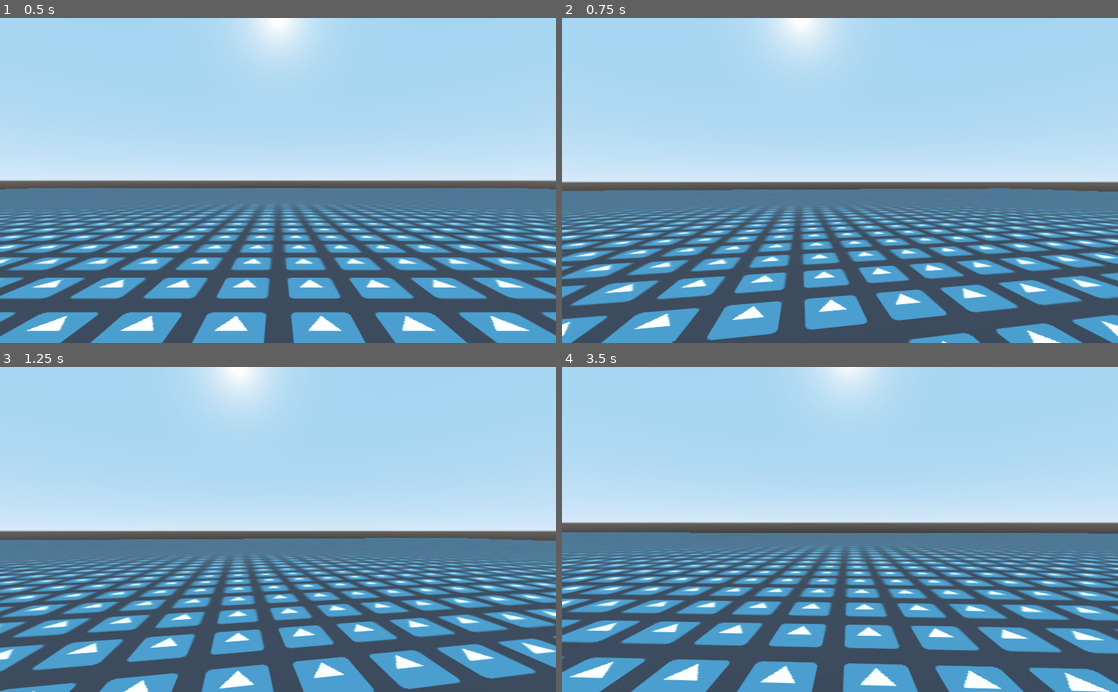
Above: before the commit, frames 1-4 (two rows, left to right).
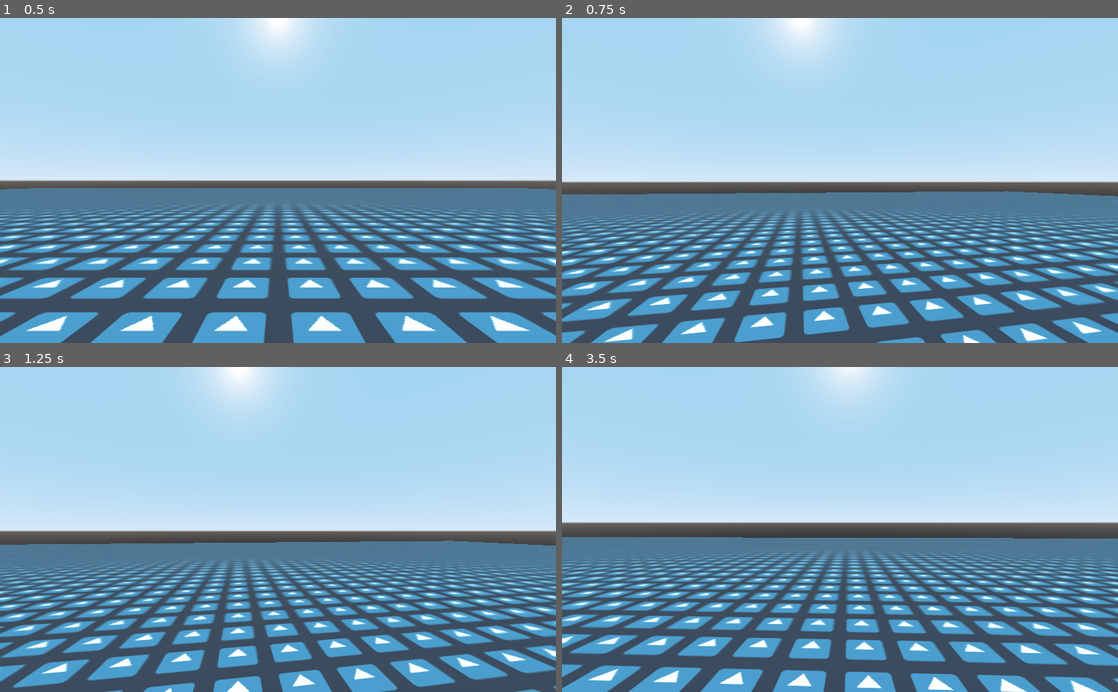
Above: after the commit, the same moments.

Repository: mikatomik/godot_wildjam_49
Game: Godot game, scene res://maps/dev_area/dev_plane.tscn
The game is run twice, just before and just after one commit, with the same random seed, the same clock (stepped at 60 frames per second) and the same inputs. The project has no main scene, so this scene is started directly. The engine's default icon, where the game draws it, is replaced by a stand-in: a white triangle on a blue panel in a dark square.
Inputs (mouse positions are in pixels of both pictures, inside the frame that each line leads up to):
- Up to frame 1 (0.5 s): no input
- Up to frame 2 (0.75 s): tap Enter at 0.5 s; move the mouse to (867, 180) at 0.52 s; hold W (forward) from 0.53 s (still down); tap Space (jump) at 0.6 s
- Up to frame 3 (1.25 s): keep holding W (forward); tap Space (jump) at 0.77, 1.07 s
- Up to frame 4 (3.5 s): keep holding W (forward); move the mouse to (812, 529) at 1.27 s; tap Space (jump) at 1.35, 1.52, 1.82, 2.1, 2.85, 3.02, 3.32 s; move the mouse to (851, 523) at 2.02 s; move the mouse to (834, 536) at 2.77 s

Frame 1 is identical in both runs. In frame 2, 26% of the frame differs, in the area x 0-100%, y 52-100%; in frame 3, 27%; in frame 4, 29%, in the area x 0-100%, y 50-100%.

Commit message:
Begin ship development. Blendfiles added

Diff:
--- a/character/fps_controller/fps_controller.gd
+++ b/character/fps_controller/fps_controller.gd
@@ -7,8 +7,17 @@
 export var accel : float = 0.2
 export var gravity : int = -1
 export var term_velocity : int = -35
+export var jump_strength : int = 10
 
 var velocity : Vector3
+
+var state = WALKING
+
+enum {
+	WALKING,
+	SPRINTING,
+}
+
 
 func _ready():
 	Input.set_mouse_mode(Input.MOUSE_MODE_CAPTURED)
@@ -18,6 +27,7 @@
 
 func _physics_process(_delta):
 	handle_movement()
+	handle_jumping()
 
 func get_input():
 	var dir : Vector3 = Vector3.ZERO
@@ -54,3 +64,7 @@
 		self.rotate_y(-event.relative.x * Settings.mouse_sens)
 		camera.rotate_x(-event.relative.y * Settings.mouse_sens)
 		camera.rotation.x = clamp(camera.rotation.x, -1.2, 1.2)
+
+func handle_jumping():
+	if Input.is_action_just_pressed("jump") and is_on_floor():
+		velocity.y = jump_strength
Not shown, added: maps/main_stage/assets/ship/ship.blend
Not shown, added: maps/main_stage/assets/ship/ship.blend1
